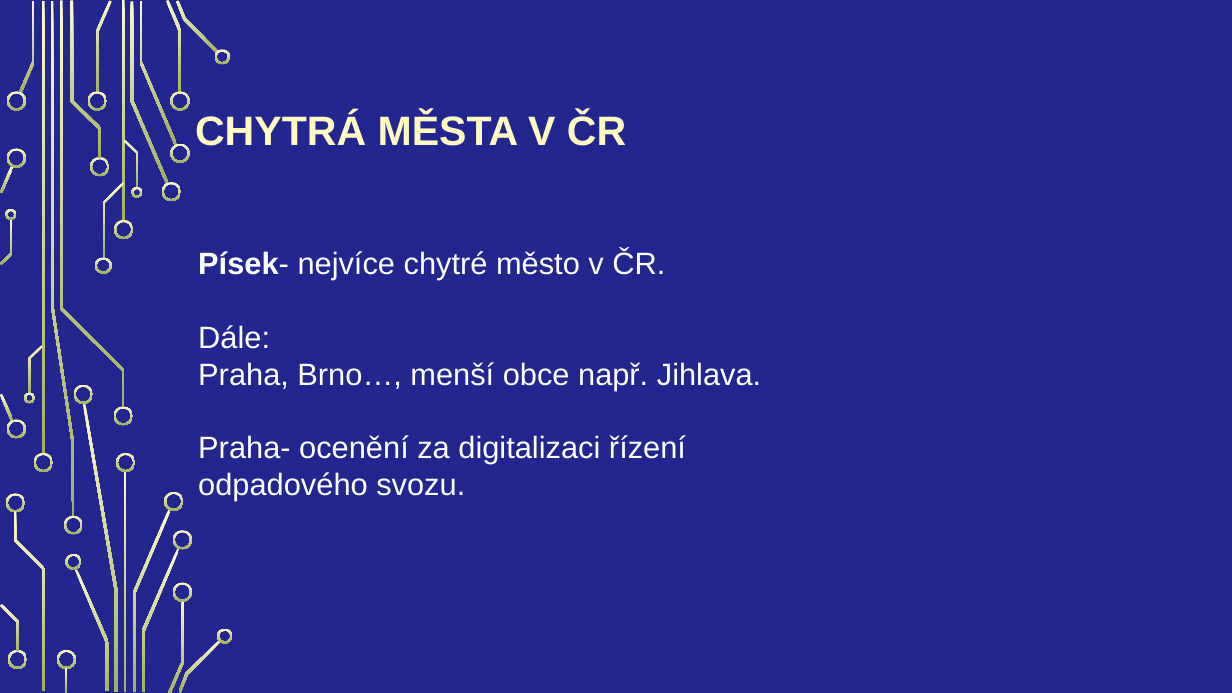
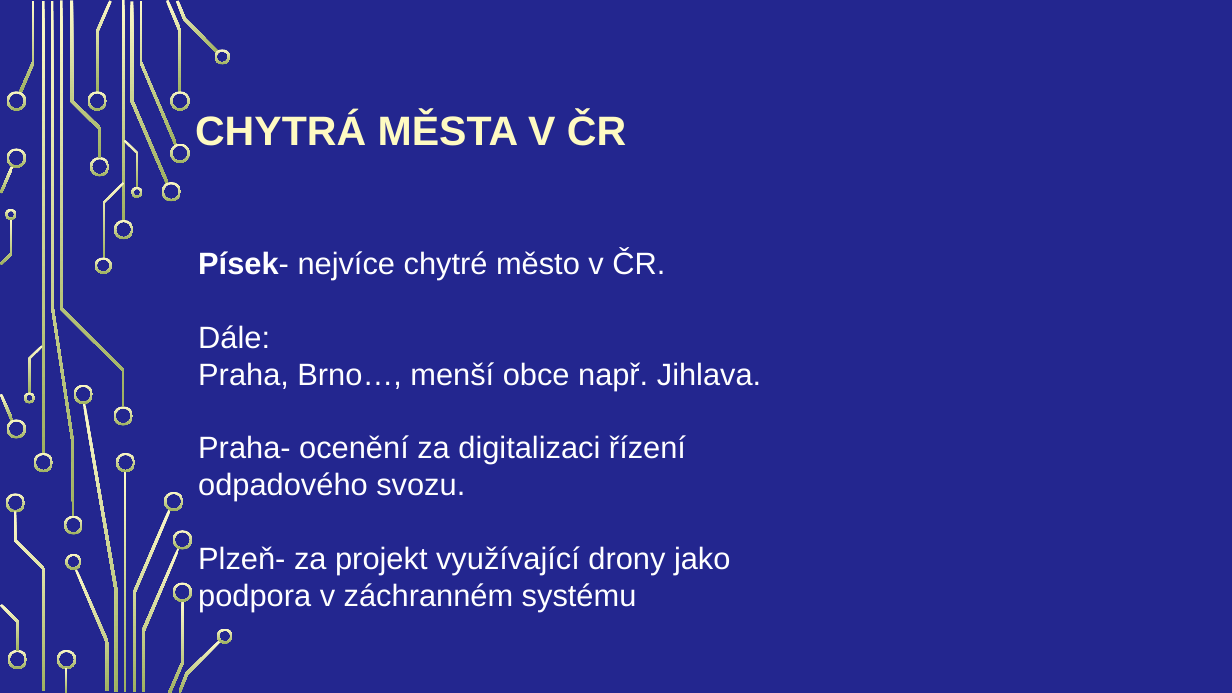
Before and after one commit to Vojta2809/Internet-v-c-a-chytr-m-sta, a slide deck: slide 13 of langsadl.pptx (slide 14 before the commit). Drawn at 1232x693 pixels with LibreOffice and Linux fonts; fonts in the diff are those of the drawing; background and template pictures are left out. Boxes give left, top, right and bottom in pixels: in the first picture for what was removed or moved away, otherwise in the second. Text is boxed around its words. In the diff, an @@ line names an element or a change of style, - is before the commit and + after.

```diff
--- a/langsadl.pptx
+++ b/langsadl.pptx
@@ text at (x1=198, y1=546, x2=731, y2=612): paragraph added @@
+Plzeň- za projekt využívající drony jako podpora v záchranném systému
```
Also in this commit, not shown: 1 other slide changed, 2 slides added, 3 slides removed, 1 other file.
